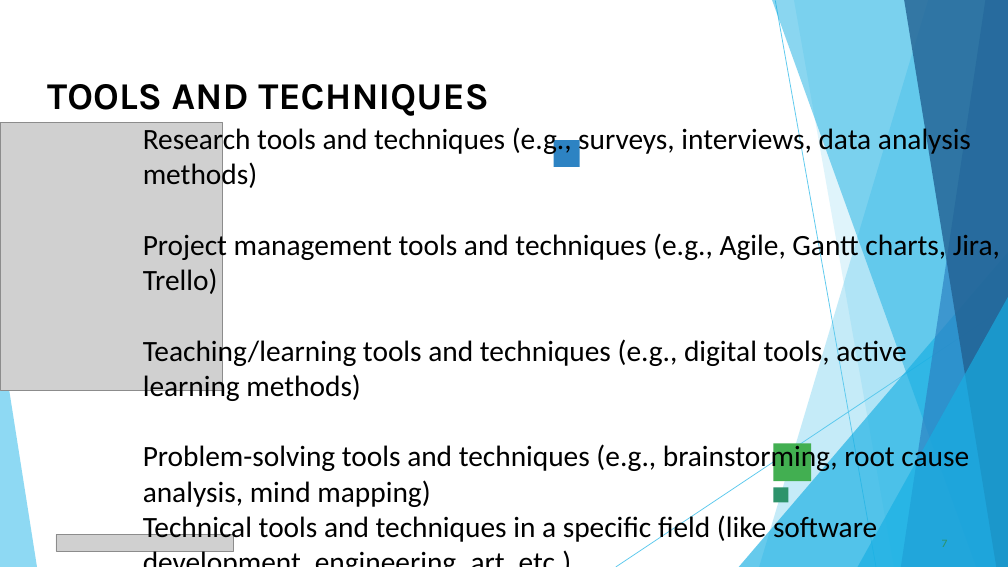
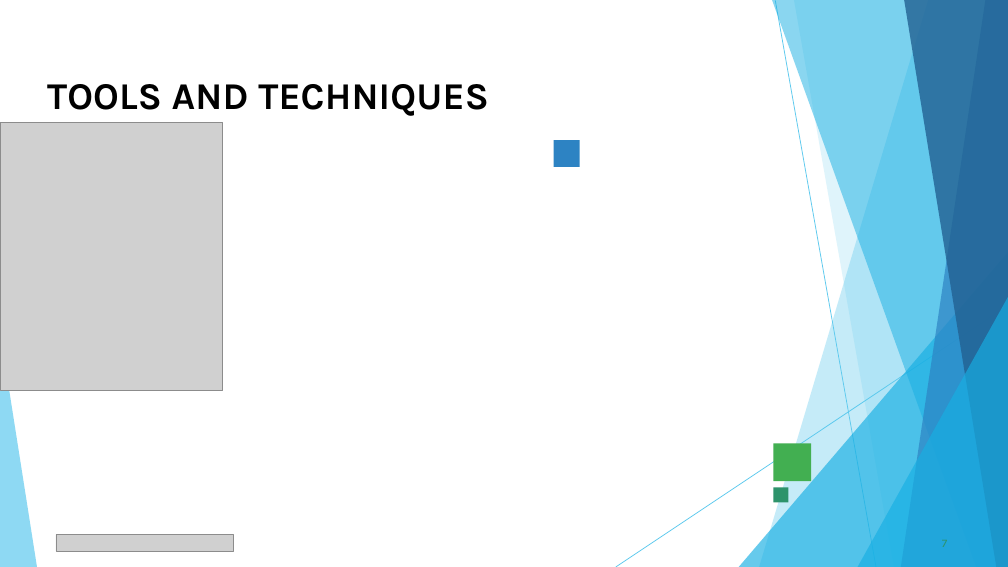
Before and after one commit to mahesh06periyasamy-dot/Maheswari-, a slide deck: slide 7 of PPT FWD TNSDC 2025.pptx. Drawn at 1008x567 pixels with LibreOffice and Linux fonts; fonts in the diff are those of the drawing; grey boxes stand for pictures. Boxes give left, top, right and bottom in pixels: in the first picture for what was removed or moved away, otherwise in the second. Text is boxed around its words. In the diff, an @@ line names an element or a change of style, - is before the commit and + after.

```diff
--- a/PPT FWD TNSDC 2025.pptx
+++ b/PPT FWD TNSDC 2025.pptx
@@ text removed at box(143, 124, 1000, 545) @@
-Research tools and techniques (e.g., surveys, interviews, data analysis methods)
-Project management tools and techniques (e.g., Agile, Gantt charts, Jira, Trello)
-Teaching/learning tools and techniques (e.g., digital tools, active learning methods)
-Problem-solving tools and techniques (e.g., brainstorming, root cause analysis, mind mapping)
-Technical tools and techniques in a specific field (like software development, engineering, art, etc.)
```
Also in this commit, not shown: 7 other slides changed, 3 slides added, 3 slides removed.
